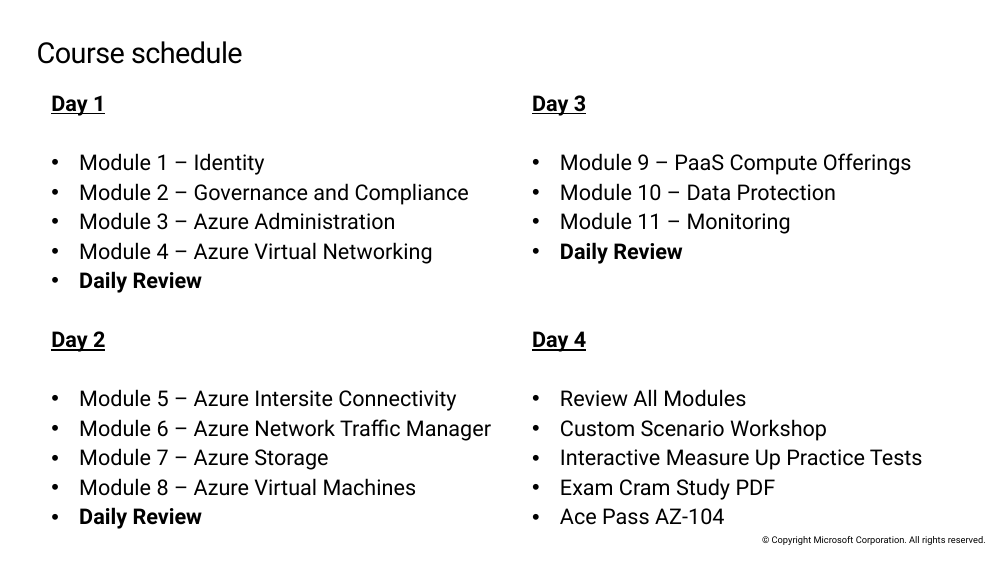
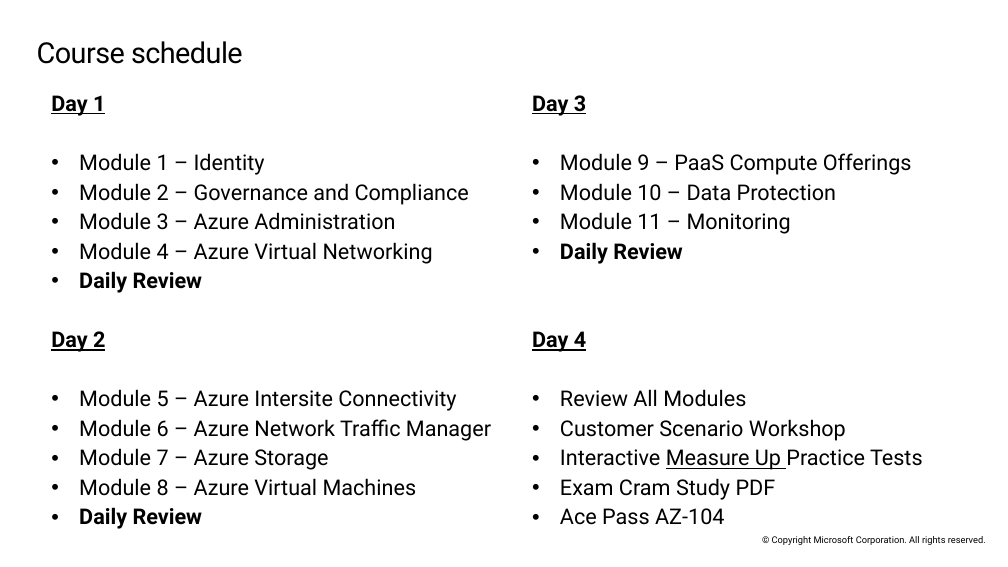
Before and after one commit to ryanpbetts/az-104-material, a slide deck: slide 10 of Slides/AZ-104T00A-ENU-PowerPoint_00 - done.pptx. Drawn at 1008x567 pixels with LibreOffice and Linux fonts; fonts in the diff are those of the drawing. Boxes give left, top, right and bottom in pixels: in the first picture for what was removed or moved away, otherwise in the second. Text is boxed around its words. In the diff, an @@ line names an element or a change of style, - is before the commit and + after.

```diff
--- a/Slides/AZ-104T00A-ENU-PowerPoint_00 - done.pptx
+++ b/Slides/AZ-104T00A-ENU-PowerPoint_00 - done.pptx
@@ text at <box>560,419,846,441</box>: text changed @@
-• Custom Scenario Workshop
+• Customer Scenario Workshop
@@ text at <box>560,449,923,470</box>: underline on in "Measure Up" @@
```
Also in this commit, not shown: 3 other slides changed, 1 slide added, 4 other files.
